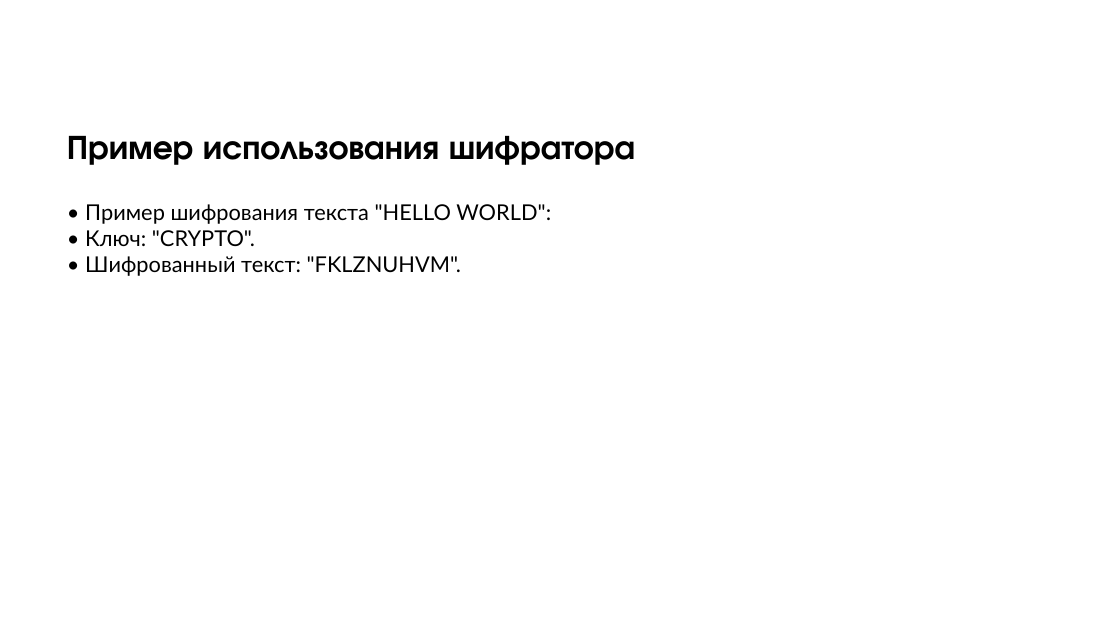
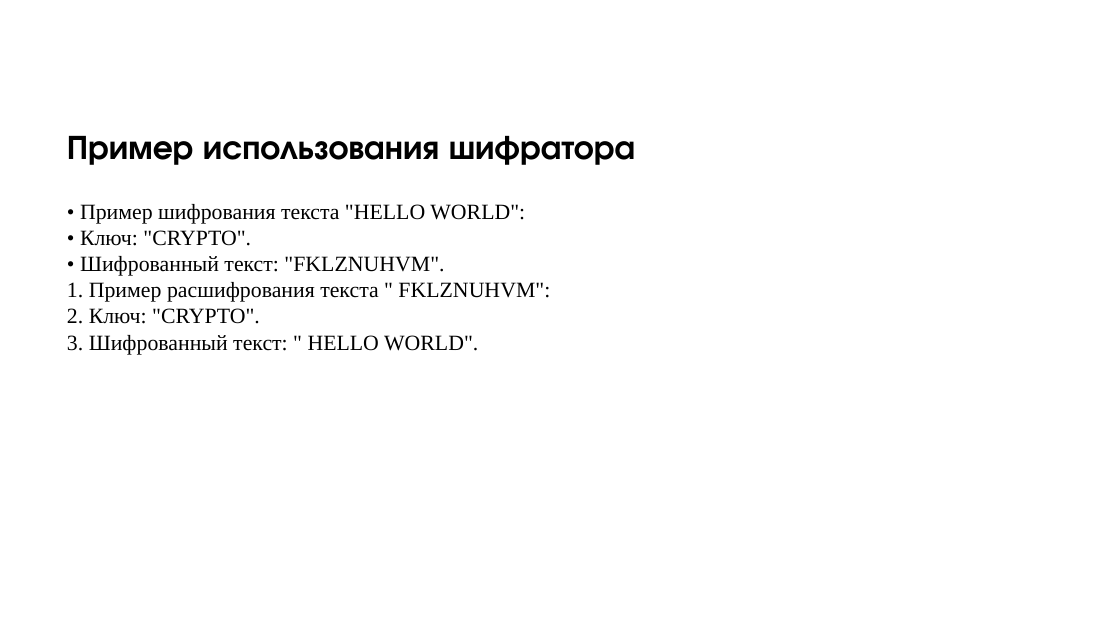
Before and after one commit to TiKhon-it/PlayFair, a slide deck: slide 9 of Реализация шифратора Плейфера на Python.pptx (slide 10 before the commit). Drawn at 1120x630 pixels with LibreOffice and Linux fonts; fonts in the diff are those of the drawing; background and template pictures are left out. Boxes give left, top, right and bottom in pixels: in the first picture for what was removed or moved away, otherwise in the second. Text is boxed around its words. In the diff, an @@ line names an element or a change of style, - is before the commit and + after.

```diff
--- a/Реализация шифратора Плейфера на Python.pptx
+++ b/Реализация шифратора Плейфера на Python.pptx
@@ text at [80, 204, 525, 276]: font Lato to Times New Roman in "• Пример шифрования текста "HELLO WORLD": • ..." @@
@@ text at [67, 282, 550, 355]: paragraphs added @@
+1. Пример расшифрования текста " FKLZNUHVM":
+2. Ключ: "CRYPTO".
+3. Шифрованный текст: " HELLO WORLD".
```
Also in this commit, not shown: 11 other slides changed, 2 slides added, 3 slides removed.
